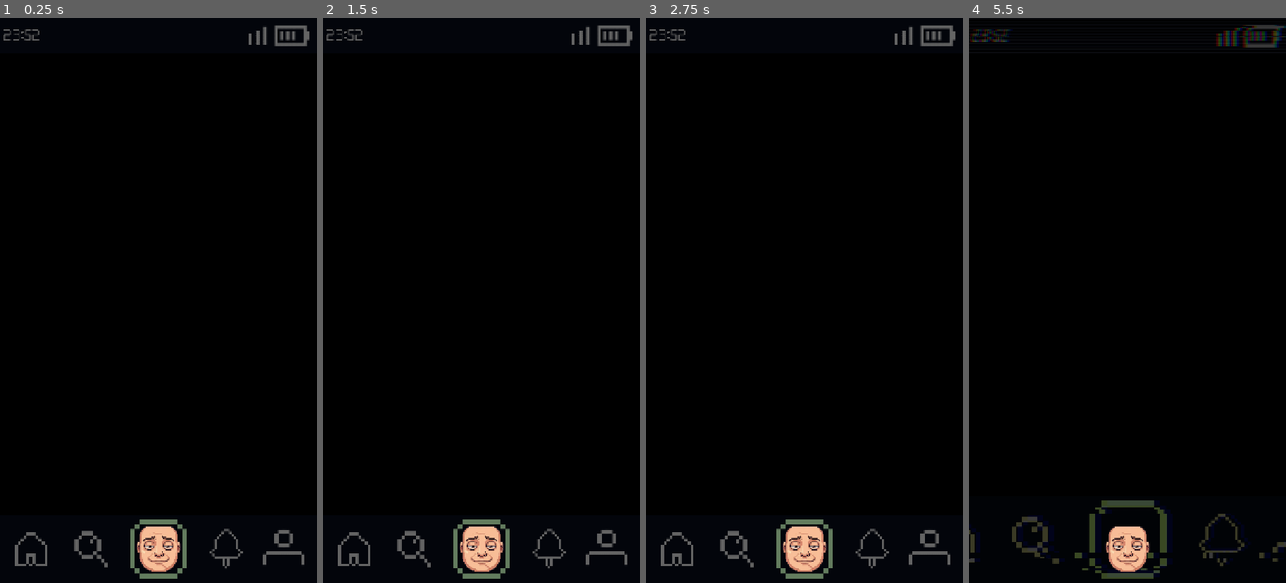
Above: before the commit, frames 1-4 (left to right).
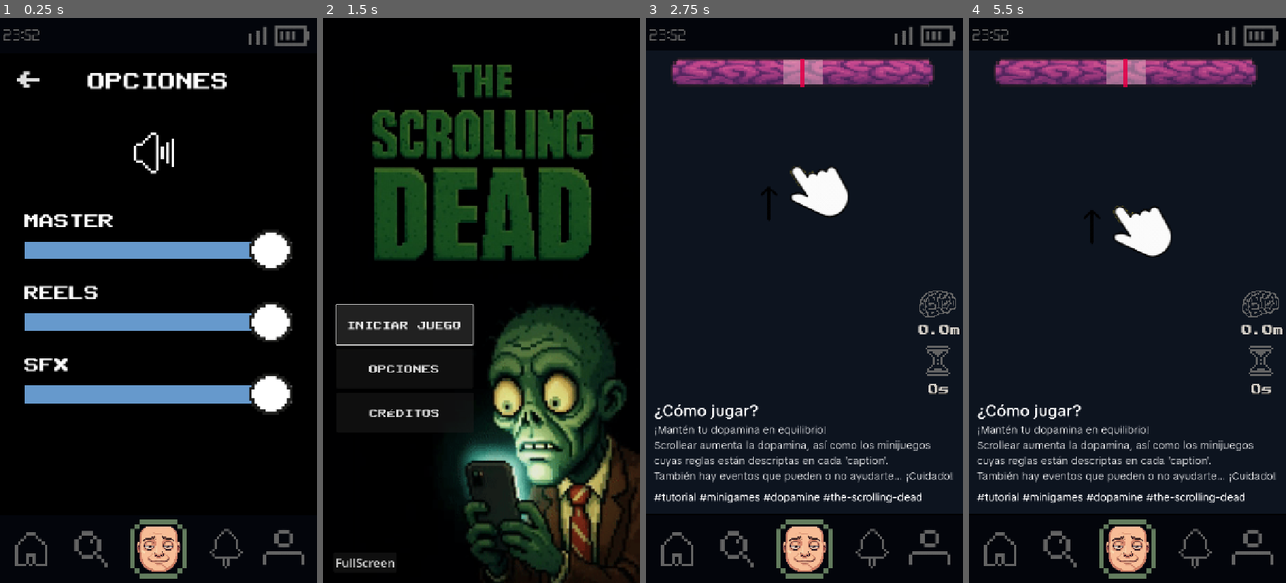
Above: after the commit, the same moments.

Repository: dddaavo/ipv-final-boss-the-scrolling-dead
Game: Godot game, scene res://src/Options.tscn
Two runs of this game, one before a commit and one after it. Both use one fixed random seed, a clock stepped at 60 frames per second and the inputs below. This scene is started directly instead of the project's main scene. Video files are missing from this copy of the repository; at most half a second of black plays in their place. Sound files missing from this copy of the repository are replaced by a short silence.
Inputs (mouse positions are in pixels of both pictures, inside the frame that each line leads up to):
- Up to frame 1 (0.25 s): no input
- Up to frame 2 (1.5 s): click "←" at 0.5 s; click (405, 323) at 1.25 s, where only the run after the commit has a clickable "INICIAR JUEGO"
- Up to frame 3 (2.75 s): click (728, 323) at 2 s, where only the run after the commit has a clickable "INICIAR JUEGO"
- Up to frame 4 (5.5 s): click (997, 80) at 2.75 s, where only the run before the commit has a clickable "←"; click (997, 80) at 3.5 s, where only the run before the commit has a clickable "←"; tap Enter at 4.25 s; move the mouse to (1197, 272) at 4.27 s; click (1197, 272) at 4.42 s; drag from (1064, 328) to (1111, 413) at 5.02 s

The runs differ from the first frame. In frame 1, 11% of the frame differs, in the area x 5-93%, y 9-71%; in frame 2, 37%; in frame 3, 81%; in frame 4, 84%, in the area x 0-100%, y 1-100%.

Commit message:
Fix options

Diff:
--- a/the-scrolling-dead/src/Options.tscn
+++ b/the-scrolling-dead/src/Options.tscn
@@ -26,6 +26,7 @@
 script = ExtResource("1_n8lk3")
 
 [node name="MarcoCelular" parent="." instance=ExtResource("2_midhk")]
+layer = -2
 
 [node name="Label" type="Label" parent="."]
 anchors_preset = 5
--- a/the-scrolling-dead/src/game.tscn
+++ b/the-scrolling-dead/src/game.tscn
@@ -37,9 +37,6 @@
 offset_top = 89.0
 offset_right = 296.0
 offset_bottom = 153.0
-
-[node name="MarcoCelular" parent="." instance=ExtResource("8_5q0ih")]
-layer = -2
 
 [node name="SliderMainScene" parent="." instance=ExtResource("5_0rf6s")]
 z_index = -1
@@ -143,5 +140,8 @@
 visible = false
 z_index = 100
 
+[node name="MarcoCelular" parent="." instance=ExtResource("8_5q0ih")]
+layer = -2
+
 [connection signal="finished" from="GameOverVideo" to="." method="_on_game_over_video_finished"]
 [connection signal="finished" from="Top3Video" to="." method="_on_top3_video_finished"]
--- a/the-scrolling-dead/src/ui/MarcoCelular.tscn
+++ b/the-scrolling-dead/src/ui/MarcoCelular.tscn
@@ -207,7 +207,7 @@
 glitch_textures = Array[Texture2D]([ExtResource("6_jduka")])
 
 [node name="UserStatus" type="Sprite2D" parent="FooterControl"]
-z_index = 4096
+z_index = 100
 z_as_relative = false
 position = Vector2(360, 1204)
 scale = Vector2(0.40027782, 0.3959458)
